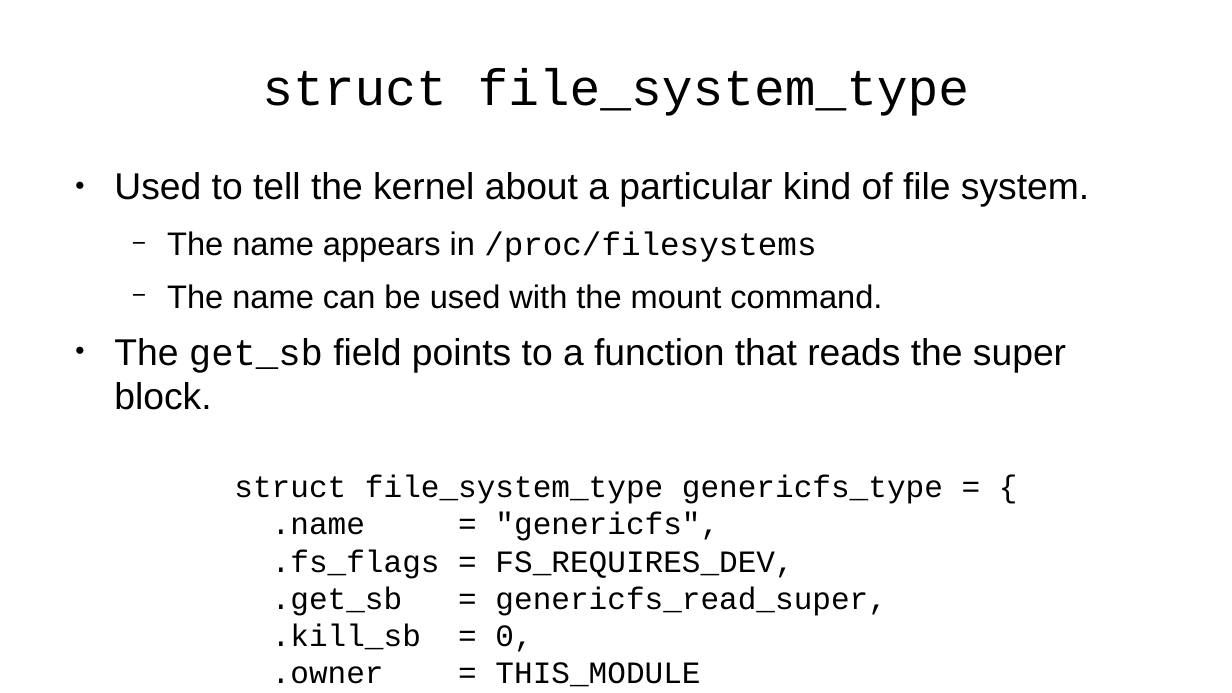
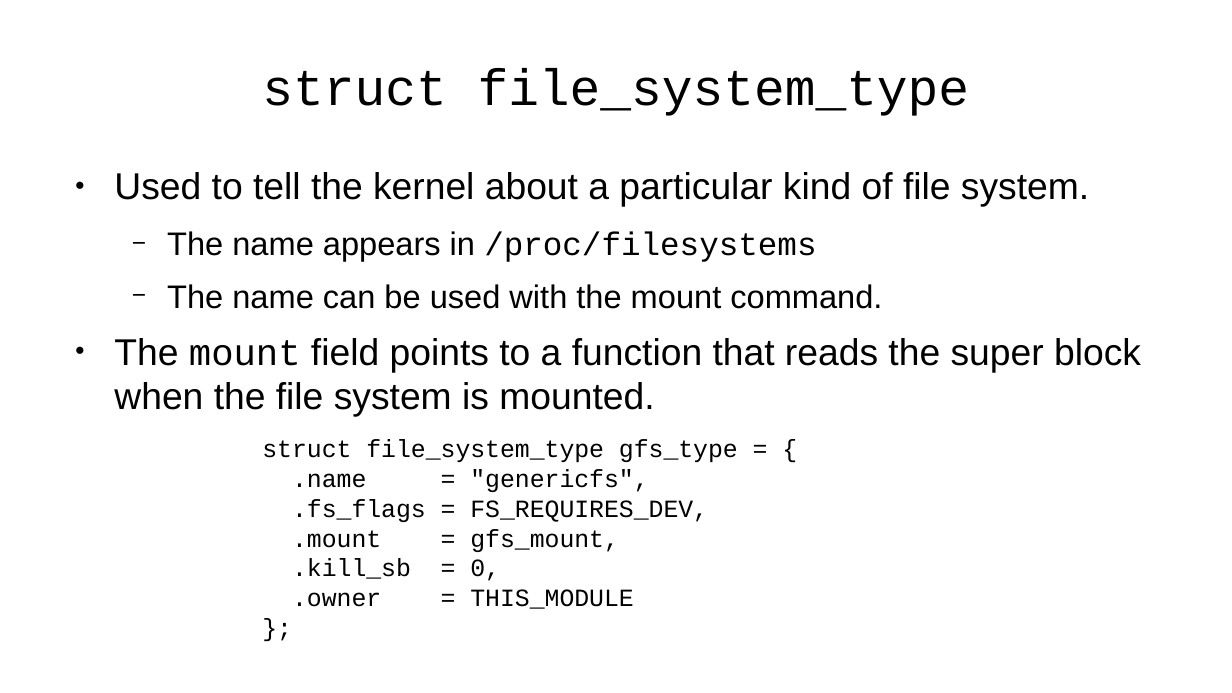
Before and after one commit to pchapin/genericfs, a slide deck: slide 5 of doc/Slides/Linux-File-System-Internals.odp. Drawn at 1232x693 pixels with LibreOffice and Linux fonts; fonts in the diff are those of the drawing. Boxes give left, top, right and bottom in pixels: in the first picture for what was removed or moved away, otherwise in the second. Text is boxed around its words. In the diff, an @@ line names an element or a change of style, - is before the commit and + after.

```diff
--- a/doc/Slides/Linux-File-System-Internals.odp
+++ b/doc/Slides/Linux-File-System-Internals.odp
@@ text at <box>114,338,1141,417</box>: text changed @@
-● The get_sb field points to a function that reads the super block.
+● The mount field points to a function that reads the super block when the file system is mounted.
@@ text "struct file_system_type gfs_type = {": place and size @@
-text "struct file_system_type gfs_type = {" at <box>234,475,943,687</box>
+text "struct file_system_type gfs_type = {" at <box>262,439,738,609</box>
@@ text at <box>262,439,738,462</box>: text changed; size 20 to 16 pt @@
-struct file_system_type genericfs_type = {
+struct file_system_type gfs_type = {
@@ text at <box>292,469,708,609</box>: size 20 to 16 pt in ".name = "genericfs",", ".fs_flags = FS_REQUIRES_DEV,", ".kill_sb = 0,", ".owner = THIS_MODULE" and 1 more places @@
@@ text at <box>292,529,619,552</box>: text changed; size 20 to 16 pt @@
-.get_sb = genericfs_read_super,
+.mount = gfs_mount,
```
Also in this commit, not shown: 10 other slides changed.
